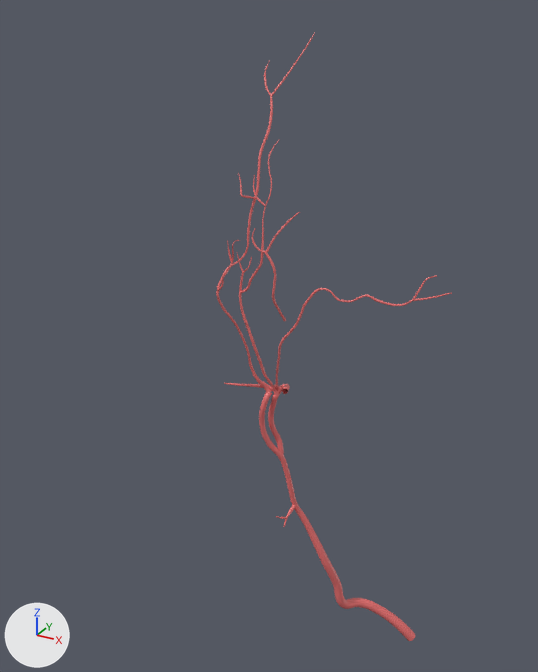
What one commit did to the glTF model app/src/main/assets/models/Angiology/Angular_artery_right.glb.
One viewpoint serves both versions: a camera (50 mm lens) standing at (0.0609, -0.1824, 1.6685) and looking at (0.0021, -0.0755, 1.615). The lights are fixed; the arrows at lower left show +X, +Y and +Z. The first picture is the older version. Where no turn or scale is listed for an object, it has been applied to the vertices. Vertices at exactly the same position are counted once.

The scene before the commit, as lines of its bpy script (objects in view):
```python
me_angular_artery_r_beziercurve_086 = bpy.data.meshes.new('Angular_artery.r_BezierCurve.086')
me_angular_artery_r_beziercurve_086.from_pydata(...)  # 19666 vertices, 38878 faces; spans x 0.0002..0.0349, y -0.0915..-0.0681, z 1.5519..1.6653
me_angular_artery_r_beziercurve_086.materials.append(mat_artery)  # red #e77070
ob_angular_artery_r_beziercurve_086 = bpy.data.objects.new('Angular_artery.r_BezierCurve.086', me_angular_artery_r_beziercurve_086)
ob_angular_artery_r_beziercurve_086.location = (0.0, 0.0, 0.0)
```
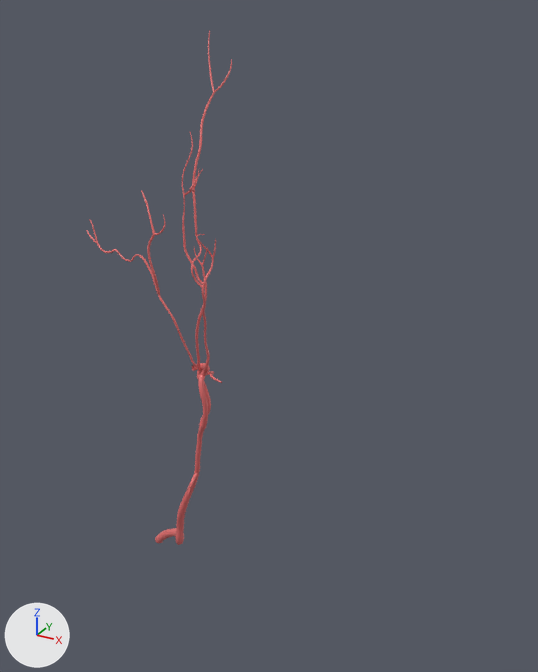
What differs and where, as boxes [x1, y1, x2, y2] in the pictures (538 x 672 px; the box of a moved part takes in the faces that stretch with it):
'Angular_artery.r_BezierCurve.086', reshaped (38% narrower, 15% shorter)
    before: [216, 32, 452, 641]
    after: [86, 30, 232, 545]
part 1 of me_angular_artery_r_beziercurve_086, moved or reshaped
    before: [259, 392, 415, 641]
    after: [155, 375, 208, 545]
part 2 of me_angular_artery_r_beziercurve_086, moved or reshaped
    before: [283, 505, 296, 527]
    after: [188, 473, 198, 494]
part 3 of me_angular_artery_r_beziercurve_086, moved or reshaped
    before: [216, 240, 272, 392]
    after: [196, 234, 214, 376]
part 4 of me_angular_artery_r_beziercurve_086, moved or reshaped
    before: [227, 240, 232, 262]
    after: [212, 239, 216, 259]
part 5 of me_angular_artery_r_beziercurve_086, moved or reshaped
    before: [217, 96, 273, 292]
    after: [191, 92, 214, 288]
part 6 of me_angular_artery_r_beziercurve_086, moved or reshaped
    before: [264, 61, 271, 96]
    after: [214, 59, 232, 93]
part 7 of me_angular_artery_r_beziercurve_086, moved or reshaped
    before: [271, 32, 315, 96]
    after: [208, 30, 214, 92]
part 8 of me_angular_artery_r_beziercurve_086, moved or reshaped
    before: [238, 173, 255, 199]
    after: [190, 169, 203, 191]
part 9 of me_angular_artery_r_beziercurve_086, moved or reshaped
    before: [265, 212, 300, 321]
    after: [141, 191, 160, 295]
part 10 of me_angular_artery_r_beziercurve_086, moved or reshaped
    before: [252, 228, 265, 253]
    after: [154, 214, 166, 235]
part 11 of me_angular_artery_r_beziercurve_086, moved or reshaped
    before: [239, 257, 279, 396]
    after: [194, 248, 207, 375]
part 12 of me_angular_artery_r_beziercurve_086, moved or reshaped
    before: [237, 253, 243, 273]
    after: [202, 247, 208, 266]
part 13 of me_angular_artery_r_beziercurve_086, moved or reshaped
    before: [240, 140, 279, 293]
    after: [182, 132, 203, 284]
part 14 of me_angular_artery_r_beziercurve_086, moved or reshaped
    before: [253, 175, 266, 207]
    after: [183, 169, 199, 196]
part 15 of me_angular_artery_r_beziercurve_086, moved or reshaped
    before: [268, 384, 290, 458]
    after: [192, 363, 211, 430]
part 16 of me_angular_artery_r_beziercurve_086, moved or reshaped
    before: [224, 383, 274, 392]
    after: [206, 371, 222, 383]
part 17 of me_angular_artery_r_beziercurve_086, added
    after: [86, 230, 205, 370]
part 18 of me_angular_artery_r_beziercurve_086, deleted
    before: [274, 275, 452, 389]

The change, as a diff of the scene's bpy script:
```diff
--- a/app/src/main/assets/models/Angiology/Angular_artery_right.glb.py
+++ b/app/src/main/assets/models/Angiology/Angular_artery_right.glb.py
@@ me_angular_artery_r_beziercurve_086 @@
-me_angular_artery_r_beziercurve_086.from_pydata(...)  # 19666 vertices, 38878 faces; spans x 0.0002..0.0349, y -0.0915..-0.0681, z 1.5519..1.6653
+me_angular_artery_r_beziercurve_086.from_pydata(...)  # 19668 vertices, 38880 faces; spans x -0.0349..-0.0002, y -0.0915..-0.0681, z 1.5519..1.6653
+# me_angular_artery_r_beziercurve_086 part 1: the loose piece of 2028 vertices spanning x 0.0053..0.0322, y -0.0855..-0.0681, z 1.5519..1.6091 is mirrored in x about the mesh origin
+# me_angular_artery_r_beziercurve_086 part 2: the loose piece of 300 vertices spanning x 0.0102..0.0111, y -0.085..-0.0811, z 1.5827..1.5859 is mirrored in x about the mesh origin
+# me_angular_artery_r_beziercurve_086 part 3: the loose piece of 1452 vertices spanning x 0.0012..0.0072, y -0.0909..-0.0832, z 1.6085..1.6361 is mirrored in x about the mesh origin
+# me_angular_artery_r_beziercurve_086 part 4: the loose piece of 300 vertices spanning x 0.001..0.0019, y -0.0871..-0.0868, z 1.6319..1.6354 is mirrored in x about the mesh origin
+# me_angular_artery_r_beziercurve_086 part 5: the loose piece of 1884 vertices spanning x 0.0012..0.0062, y -0.0915..-0.08, z 1.6282..1.6566 is mirrored in x about the mesh origin
+# me_angular_artery_r_beziercurve_086 part 6: the loose piece of 732 vertices spanning x 0.003..0.0052, y -0.0803..-0.0775, z 1.6564..1.6613 is mirrored in x about the mesh origin
+# me_angular_artery_r_beziercurve_086 part 7: the loose piece of 588 vertices spanning x 0.0049..0.0093, y -0.0803..-0.0743, z 1.6565..1.6653 is mirrored in x about the mesh origin
+# me_angular_artery_r_beziercurve_086 part 8: the loose piece of 444 vertices spanning x 0.0031..0.0057, y -0.0884..-0.086, z 1.6422..1.6461 is mirrored in x about the mesh origin
+# me_angular_artery_r_beziercurve_086 part 9: the loose piece of 1308 vertices spanning x 0.0099..0.0141, y -0.0911..-0.088, z 1.6245..1.6419 is mirrored in x about the mesh origin
+# me_angular_artery_r_beziercurve_086 part 10: the loose piece of 588 vertices spanning x 0.0077..0.0101, y -0.0912..-0.0906, z 1.6357..1.6393 is mirrored in x about the mesh origin
+# me_angular_artery_r_beziercurve_086 part 11: the loose piece of 1740 vertices spanning x 0.0031..0.0084, y -0.0873..-0.0827, z 1.6082..1.6335 is mirrored in x about the mesh origin
+# me_angular_artery_r_beziercurve_086 part 12: the loose piece of 300 vertices spanning x 0.0027..0.0039, y -0.0871..-0.0868, z 1.6306..1.6338 is mirrored in x about the mesh origin
+# me_angular_artery_r_beziercurve_086 part 13: the loose piece of 2028 vertices spanning x 0.0031..0.0081, y -0.0872..-0.0829, z 1.627..1.6508 is mirrored in x about the mesh origin
+# me_angular_artery_r_beziercurve_086 part 14: the loose piece of 444 vertices spanning x 0.0049..0.0075, y -0.0863..-0.0851, z 1.6413..1.6457 is mirrored in x about the mesh origin
+# me_angular_artery_r_beziercurve_086 part 15: the loose piece of 876 vertices spanning x 0.006..0.0098, y -0.0839..-0.0802, z 1.5957..1.6097 is mirrored in x about the mesh origin
+# me_angular_artery_r_beziercurve_086 part 16: the loose piece of 588 vertices spanning x 0.0002..0.0081, y -0.0879..-0.0816, z 1.6079..1.6108 is mirrored in x about the mesh origin
+# me_angular_artery_r_beziercurve_086 part 17: a new loose piece of 3180 vertices spanning x -0.0349..-0.0068, y -0.0869..-0.0793, z 1.6087..1.6304, in mat_artery (red #e77070)
+# me_angular_artery_r_beziercurve_086 part 18: the loose piece of 3623 vertices spanning x 0.0068..0.0349, y -0.0869..-0.0793, z 1.6087..1.6331 is deleted
+# other edits to the shape of me_angular_artery_r_beziercurve_086 do not show in these pictures
 me_angular_artery_r_beziercurve_086.materials.append(mat_artery)
```
